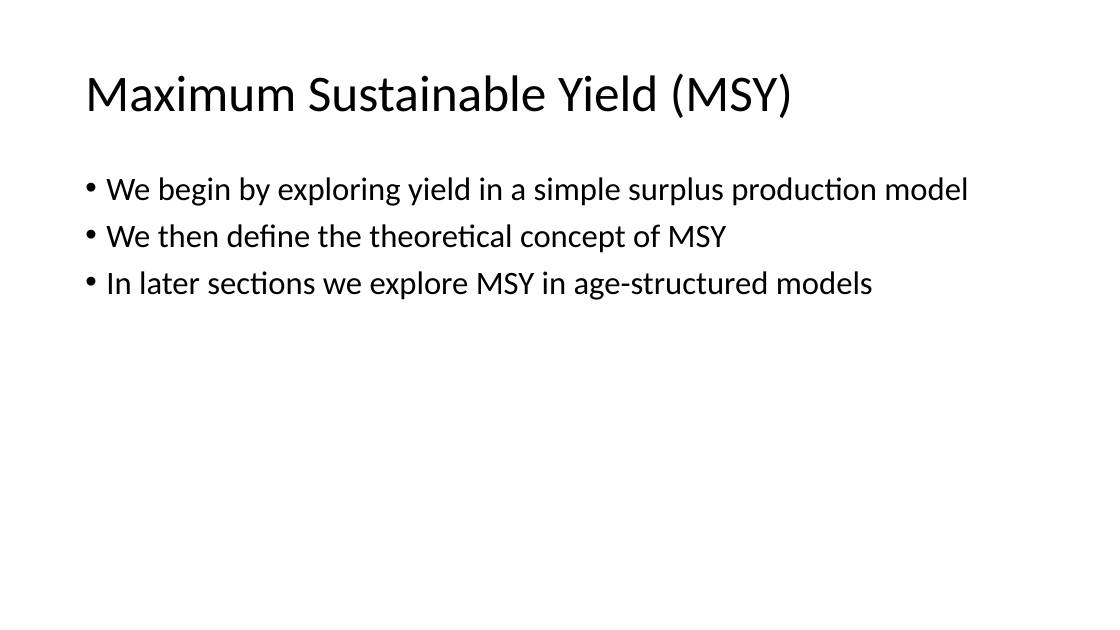
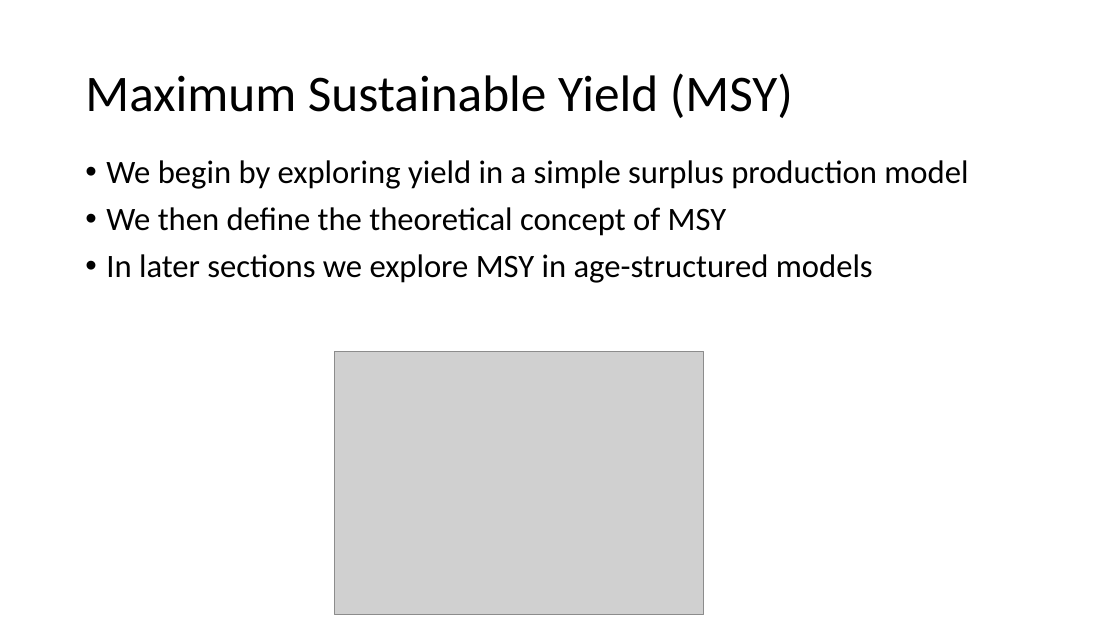
Before and after one commit to TESA-workshops/Ref-Pt-101, a slide deck: slide 26 of RefPt101_221110tb.pptx. Drawn at 1120x630 pixels with LibreOffice and Linux fonts; fonts in the diff are those of the drawing; grey boxes stand for pictures. Boxes give left, top, right and bottom in pixels: in the first picture for what was removed or moved away, otherwise in the second. Text is boxed around its words. In the diff, an @@ line names an element or a change of style, - is before the commit and + after.

```diff
--- a/RefPt101_221110tb.pptx
+++ b/RefPt101_221110tb.pptx
@@ text "We begin by exploring yield ...": place and size @@
-text "We begin by exploring yield ..." at [106,177,968,300]
+text "We begin by exploring yield ..." at [106,160,968,283]
@@ picture added at [334,351,703,615] @@
```
Also in this commit, not shown: 7 other slides changed, 1 slide added, 1 slide removed, 1 other file.
